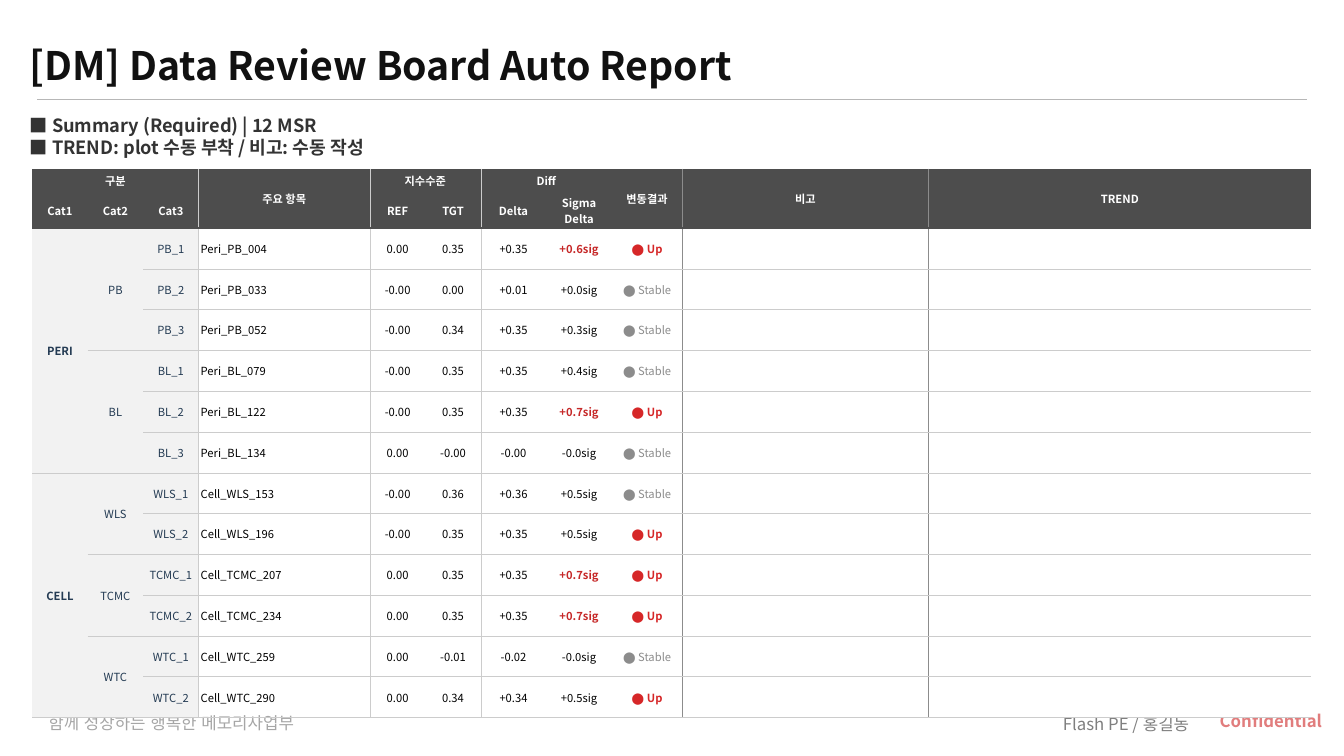
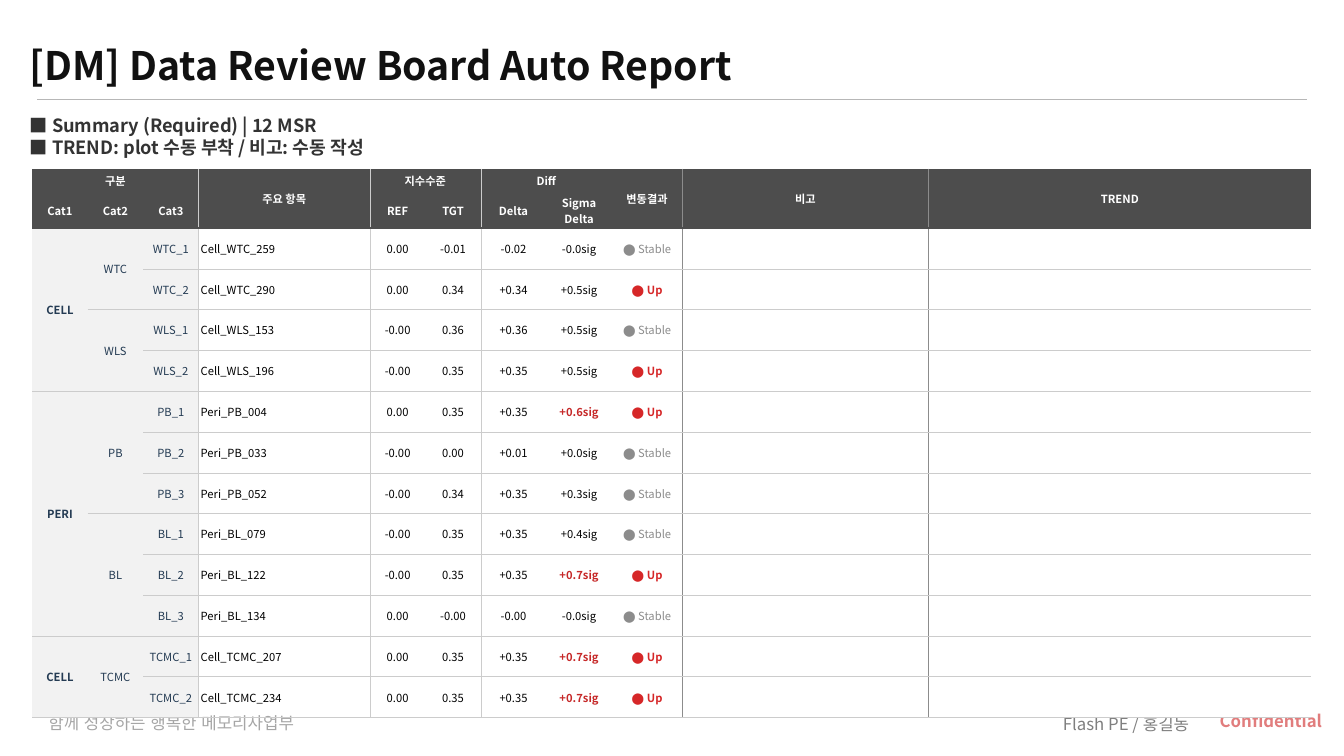
Before and after one commit to parktj4264/DRB-Code, a slide deck: slide 3 of output/sigma_summary_latest.pptx. Drawn at 1344x756 pixels with LibreOffice and Linux fonts; fonts in the diff are those of the drawing; background and template pictures are left out. Boxes give left, top, right and bottom in pixels: in the first picture for what was removed or moved away, otherwise in the second. Text is boxed around its words. In the diff, an @@ line names an element or a change of style, - is before the commit and + after.

```diff
--- a/output/sigma_summary_latest.pptx
+++ b/output/sigma_summary_latest.pptx
@@ table at [32,169,1312,709] @@
+row 3: CELL | WTC | WTC_1 | Cell_WTC_259 | 0.00 | -0.01 | -0.02 | -0.0sig | ⬤ Stable |  | 
+row 4:  |  | WTC_2 | Cell_WTC_290 | 0.00 | 0.34 | +0.34 | +0.5sig | ⬤ Up |  | 
+row 5:  | WLS | WLS_1 | Cell_WLS_153 | -0.00 | 0.36 | +0.36 | +0.5sig | ⬤ Stable |  | 
+row 6:  |  | WLS_2 | Cell_WLS_196 | -0.00 | 0.35 | +0.35 | +0.5sig | ⬤ Up |  | 
-row 9: CELL | WLS | WLS_1 | Cell_WLS_153 | -0.00 | 0.36 | +0.36 | +0.5sig | ⬤ Stable |  | 
-row 10:  |  | WLS_2 | Cell_WLS_196 | -0.00 | 0.35 | +0.35 | +0.5sig | ⬤ Up |  | 
-row 11:  | TCMC | TCMC_1 | Cell_TCMC_207 | 0.00 | 0.35 | +0.35 | +0.7sig | ⬤ Up |  | 
+row 13: CELL | TCMC | TCMC_1 | Cell_TCMC_207 | 0.00 | 0.35 | +0.35 | +0.7sig | ⬤ Up |  | 
-row 13:  | WTC | WTC_1 | Cell_WTC_259 | 0.00 | -0.01 | -0.02 | -0.0sig | ⬤ Stable |  | 
-row 14:  |  | WTC_2 | Cell_WTC_290 | 0.00 | 0.34 | +0.34 | +0.5sig | ⬤ Up |  | 
```
Also in this commit, not shown: 4 other slides changed, 20 other files.
